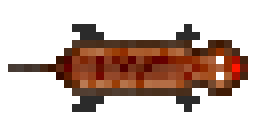
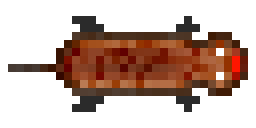
Two versions of the same layered image (256×128). Layer-by-layer changes:
painted on "Layer 2" (1st of 2, in "Rat") over box(56, 32, 248, 64)
painted on "Layer 3" (1st of 2, in "Rat") over box(72, 16, 200, 48)
